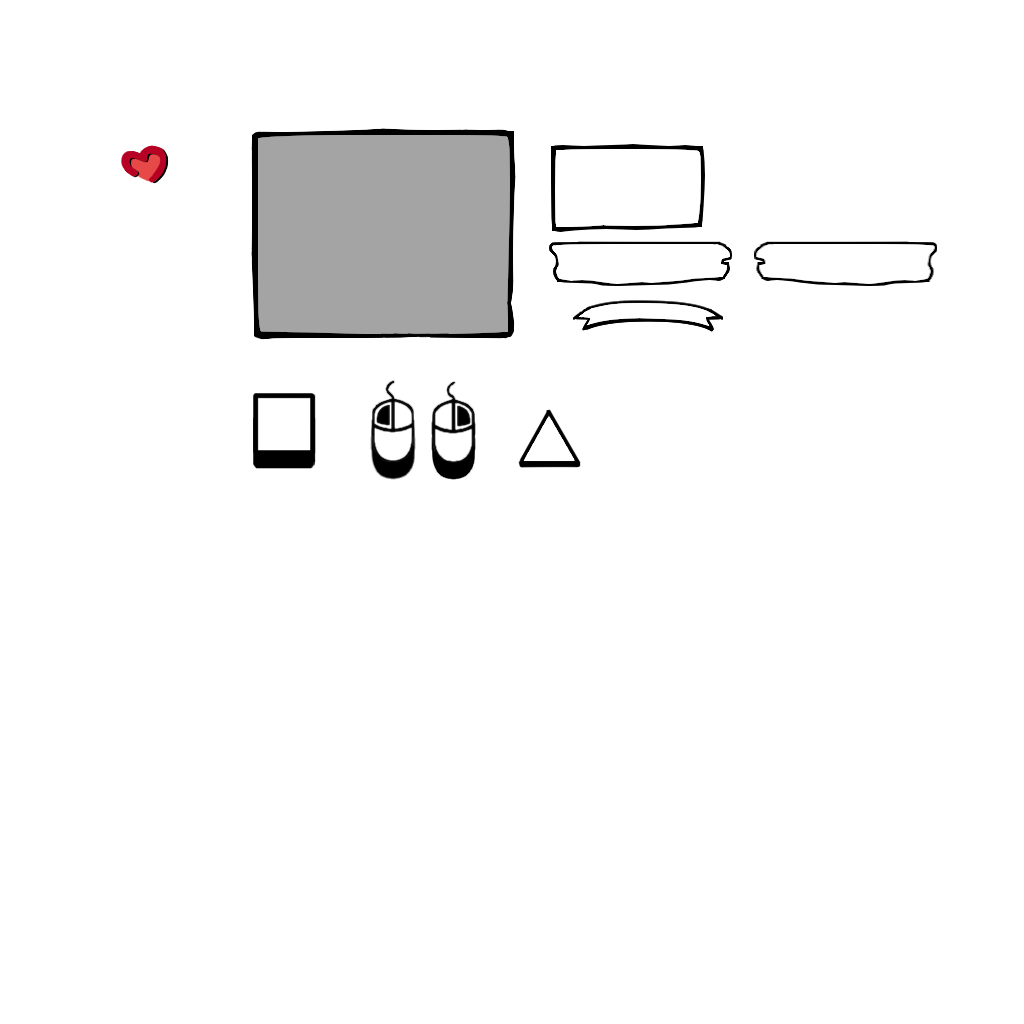
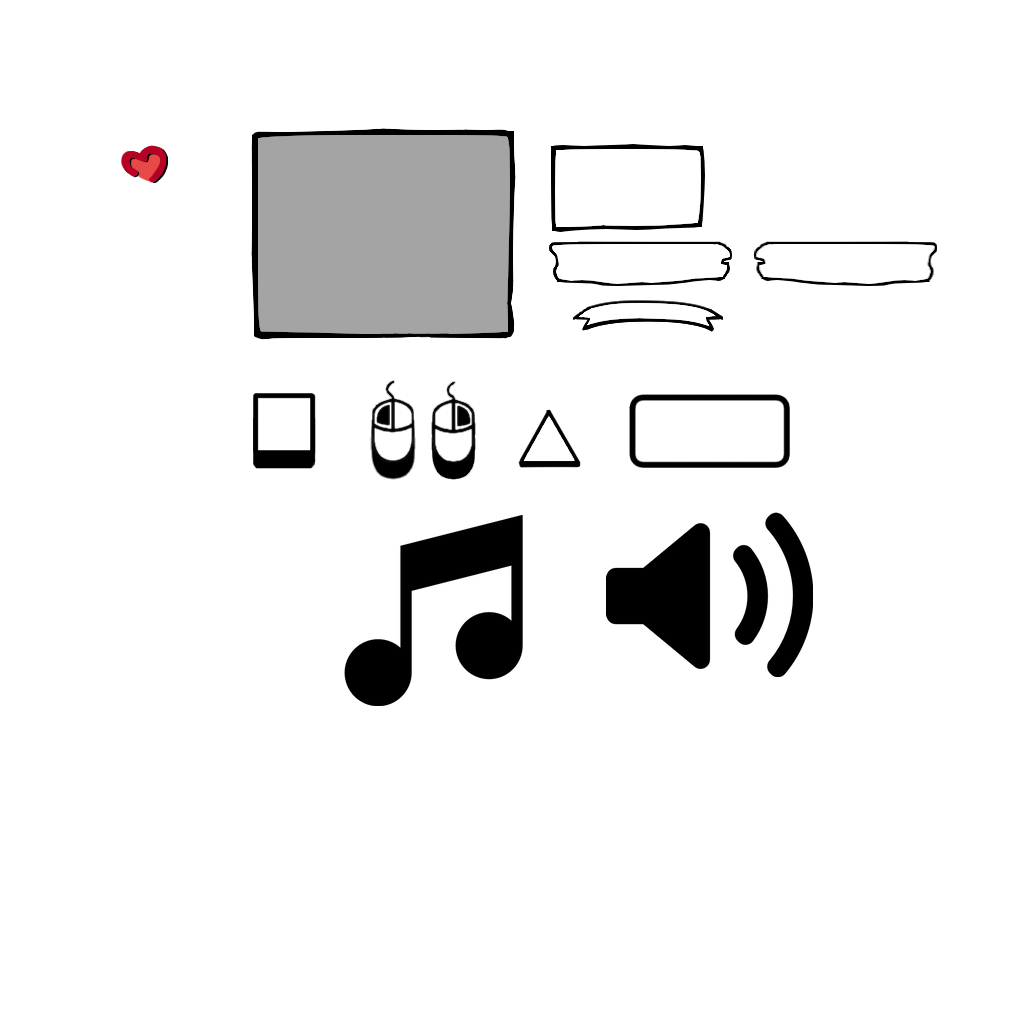
Two versions of the same layered image (1024 x 1024). Layer-by-layer changes:
added layer "musical-note.png" above "speaker-filled-audio-tool.png" over [344,515,523,706]
added layer "speaker-filled-audio-tool.png" above "Paint Layer 9" over [606,512,813,677]
added layer "Paint Layer 9" above "Paint Layer 8" over [629,394,790,468]
painted on "Paint Layer 1" over [344,394,768,704]
painted on "Paint Layer 3 (pasted)" over [344,394,768,704]
painted on "Paint Layer 7" over [629,394,768,448]
